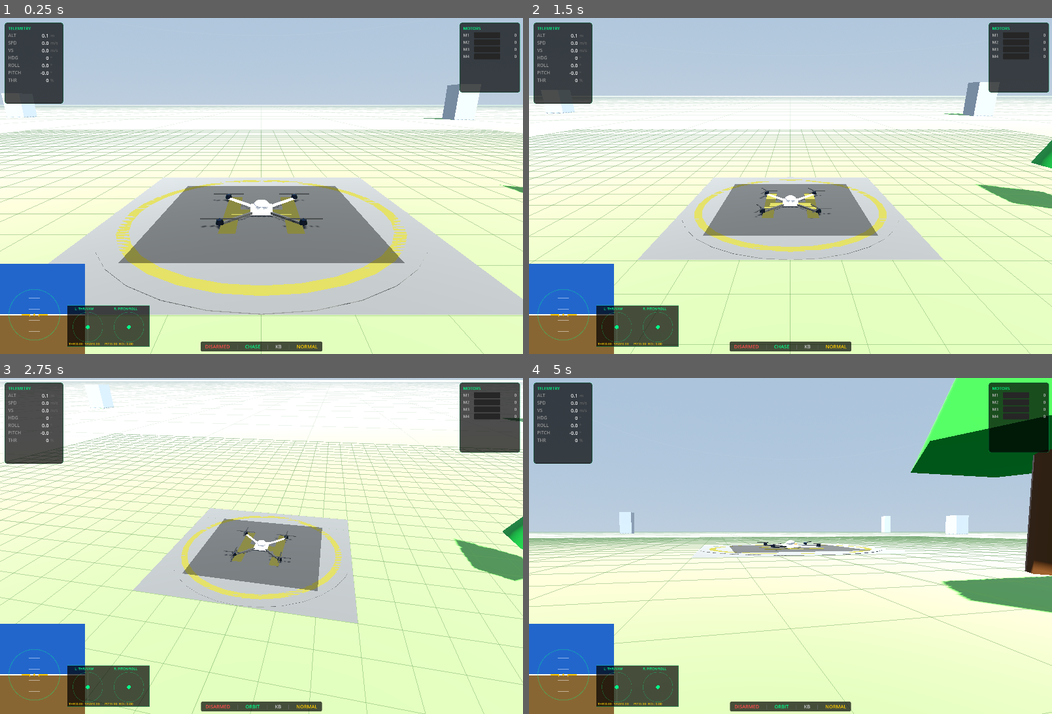
Above: before the commit, frames 1-4 (two rows, left to right).
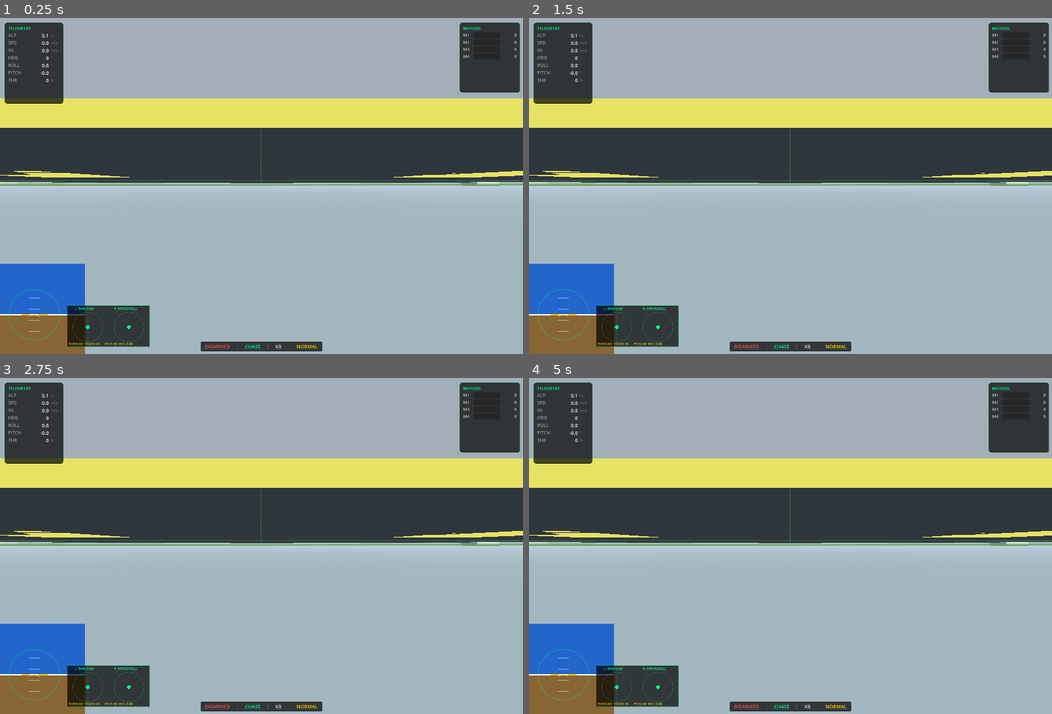
Above: after the commit, the same moments.

Repository: travisdetert/openkb-drone-godot
Game: Godot game, scene res://scenes/main.tscn
Same seed, same stepped clock (60 frames per second), same inputs: the game is played once before the commit and once after it.
Inputs (mouse positions are in pixels of both pictures, inside the frame that each line leads up to):
- Up to frame 1 (0.25 s): no input
- Up to frame 2 (1.5 s): tap Enter (activate_toggle) at 0.5 s; move the mouse to (905, 169) at 0.52 s; hold 4 (blade_right) 0.53-1.25 s; hold Enter (activate_toggle) 0.53-1.25 s; click (905, 169) at 0.67 s; drag from (685, 202) to (764, 253) at 1.27 s
- Up to frame 3 (2.75 s): move the mouse to (313, 472) at 2.02 s; hold 4 (blade_right) from 2.03 s (still down); hold C (toggle_camera) from 2.03 s (still down); tap Enter (activate_toggle) at 2.3 s
- Up to frame 4 (5 s): release 4 (blade_right) at 2.75 s; release C (toggle_camera) at 2.75 s; drag from (764, 613) to (633, 495) at 2.77 s; move the mouse to (947, 596) at 3.52 s; hold 3 (blade_left) 3.53-4.25 s; hold Enter (activate_toggle) 3.53-4.25 s; tap R (reset_position) at 4.15 s; drag from (633, 495) to (712, 462) at 4.27 s

The runs differ from the first frame. In frame 1, 89% of the frame differs, in the area x 0-100%, y 0-100%; in frame 2, 89%; in frame 3, 92%; in frame 4, 90%.
Error after the commit: Invalid access to property or key 'armed' on a base object of type 'Node3D (DroneController)'. (res://scripts/main.gd:135)

Commit message:
Add collision detection, crash system, and proximity warning ring
Sphere-cast collision check each physics tick against obstacle
StaticBody3D nodes. Hard crashes above 2 m/s trigger crash state
with 2s auto-reset; soft bounces below threshold. Proximity detection
ring on ground overlay changes color green→yellow→red based on
nearest obstacle distance. Signals drone_crashed and drone_reset
for external systems.

Co-Authored-By: Claude Opus 4.6 <noreply@anthropic.com>

Diff:
--- a/scripts/drone/drone_controller.gd
+++ b/scripts/drone/drone_controller.gd
@@ -4,10 +4,28 @@
 # Attached to the drone root Node3D in the scene
 # Manages the drone model, physics, and visual sync
 
+signal drone_crashed(speed: float, obstacle_type: String)
+signal drone_reset()
+
 var config: DroneConfig
 var physics: DronePhysics
 var drone_model: Node3D
-var armed: bool = false
+var activated: bool = false
+
+var crashed := false
+var crash_timer := 0.0
+var crash_speed := 0.0
+var crash_count := 0
+var crash_position := Vector3.ZERO
+var crash_quaternion := Quaternion.IDENTITY
+var crash_velocity := Vector3.ZERO
+const CRASH_SPEED_THRESHOLD := 2.0   # m/s — below this, soft bounce
+const CRASH_RESET_DELAY := 2.0       # seconds before auto-reset
+const COLLISION_RADIUS := 1.11       # _drone_radius(0.37) * SCALE(3.0)
+const PROXIMITY_RADIUS_MULT := 8.0   # proximity detection = 8x collision radius
+
+var _collision_shape: SphereShape3D
+var _proximity_shape: SphereShape3D
 
 var _builder := DroneBuilder.new()
 
@@ -15,6 +33,10 @@
 	config = initial_config
 	physics = DronePhysics.new(config)
 	_build_model()
+	_collision_shape = SphereShape3D.new()
+	_collision_shape.radius = COLLISION_RADIUS
+	_proximity_shape = SphereShape3D.new()
+	_proximity_shape.radius = COLLISION_RADIUS * PROXIMITY_RADIUS_MULT
 
 func _build_model() -> void:
 	if drone_model:
@@ -27,10 +49,18 @@
 	config = new_config
 	physics.update_config(new_config)
 	_build_model()
-	armed = false
+	activated = false
 
 func update_physics(dt: float, commands: Dictionary) -> void:
-	if armed:
+	# If crashed, count down and auto-reset
+	if crashed:
+		crash_timer -= dt
+		if crash_timer <= 0.0:
+			reset_drone()
+			drone_reset.emit()
+		return
+
+	if activated:
 		physics.throttle_command = commands.get("throttle", 0.0)
 		physics.pitch_command = commands.get("pitch", 0.0)
 		physics.roll_command = commands.get("roll", 0.0)
@@ -55,6 +85,18 @@
 
 	physics.step(dt)
 
+	# Check obstacle collisions
+	var col := _check_collisions()
+	if col["collided"]:
+		var impact_speed: float = physics.velocity.length()
+		if impact_speed > CRASH_SPEED_THRESHOLD:
+			_trigger_crash(impact_speed, col.get("obstacle_type", "unknown"))
+		else:
+			# Soft bounce
+			var normal: Vector3 = col["normal"]
+			physics.velocity = physics.velocity.bounce(normal) * 0.3
+			physics.position += normal * 0.1
+
 	# Sync transform
 	if drone_model:
 		drone_model.position = physics.position
@@ -63,9 +105,84 @@
 		# Update blade visuals
 		BladeSpinner.update_blades(drone_model, physics.rotor_physics.motor_rpms, dt)
 
-func arm_toggle() -> void:
-	armed = !armed
+func activate_toggle() -> void:
+	activated = !activated
 
 func reset_drone() -> void:
 	physics.reset()
-	armed = false
+	activated = false
+	crashed = false
+	crash_timer = 0.0
+	if drone_model:
+		drone_model.visible = true
+
+func _check_collisions() -> Dictionary:
+	var space_state := get_world_3d().direct_space_state
+	if not space_state:
+		return {"collided": false}
+
+	var params := PhysicsShapeQueryParameters3D.new()
+	params.shape = _collision_shape
+	params.transform = Transform3D(Basis.IDENTITY, physics.position)
+	params.collision_mask = 1
+
+	var results := space_state.intersect_shape(params, 1)
+	if results.is_empty():
+		return {"collided": false}
+
+	var result := results[0]
+	var collider: Object = result["collider"]
+	var obstacle_type := "unknown"
+	if collider is Node and collider.has_meta("obstacle_type"):
+		obstacle_type = collider.get_meta("obstacle_type")
+
+	# Estimate collision normal: direction from obstacle to drone
+	var col_pos: Vector3 = collider.global_position if collider is Node3D else physics.position
+	var normal := (physics.position - col_pos).normalized()
+	if normal.length_squared() < 0.01:
+		normal = Vector3.UP
+
+	return {"collided": true, "normal": normal, "obstacle_type": obstacle_type}
+
+func get_proximity_data() -> Dictionary:
+	var space_state := get_world_3d().direct_space_state
+	if not space_state:
+		return {"near": false, "distance": 999.0, "direction": Vector3.ZERO}
+
+	var params := PhysicsShapeQueryParameters3D.new()
+	params.shape = _proximity_shape
+	params.transform = Transform3D(Basis.IDENTITY, physics.position)
+	params.collision_mask = 1
+
+	var results := space_state.intersect_shape(params, 8)
+	if results.is_empty():
+		return {"near": false, "distance": 999.0, "direction": Vector3.ZERO}
+
+	# Find closest obstacle
+	var closest_dist := 999.0
+	var closest_dir := Vector3.ZERO
+	for result in results:
+		var collider: Object = result["collider"]
+		if collider is Node3D:
+			var to_obstacle: Vector3 = (collider as Node3D).global_position - physics.position
+			var dist := to_obstacle.length()
+			if dist < closest_dist:
+				closest_dist = dist
+				closest_dir = to_obstacle.normalized()
+
+	return {"near": true, "distance": closest_dist, "direction": closest_dir}
+
+func _trigger_crash(speed: float, obstacle_type: String) -> void:
+	# Store crash state before zeroing
+	crash_position = physics.position
+	crash_quaternion = physics.drone_quaternion
+	crash_velocity = physics.velocity
+
+	crashed = true
+	crash_timer = CRASH_RESET_DELAY
+	crash_speed = speed
+	crash_count += 1
+	physics.velocity = Vector3.ZERO
+	if drone_model:
+		drone_model.visible = false
+	drone_crashed.emit(speed, obstacle_type)
--- a/scripts/drone/drone_overlays.gd
+++ b/scripts/drone/drone_overlays.gd
@@ -16,12 +16,20 @@
 var _thrust_mat_mid: StandardMaterial3D
 var _thrust_mat_high: StandardMaterial3D
 var _altitude_rings: Array[MeshInstance3D] = []
+var _proximity_ring: MeshInstance3D
+var _proximity_ring_mat: StandardMaterial3D
+
+const PROXIMITY_RING_RADIUS := 1.8
+const PROXIMITY_RING_SEGMENTS := 32
+const PROXIMITY_FAR_DIST := 8.0
+const PROXIMITY_CLOSE_DIST := 1.5
 
 func _ready() -> void:
 	_build_shadow()
 	_build_heading_arrow()
 	_build_velocity_arrow()
 	_build_altitude_markers()
+	_build_proximity_ring()
 
 func _build_shadow() -> void:
 	# Dark circle projected on ground below drone
@@ -115,6 +123,58 @@
 		add_child(mi)
 		_altitude_rings.append(mi)
 
+func _build_proximity_ring() -> void:
+	_proximity_ring_mat = StandardMaterial3D.new()
+	_proximity_ring_mat.albedo_color = Color(0.0, 1.0, 0.0, 0.1)
+	_proximity_ring_mat.transparency = BaseMaterial3D.TRANSPARENCY_ALPHA
+	_proximity_ring_mat.shading_mode = BaseMaterial3D.SHADING_MODE_UNSHADED
+	_proximity_ring_mat.no_depth_test = true
+
+	var im := ImmediateMesh.new()
+	var inner_r := PROXIMITY_RING_RADIUS - 0.15
+	var outer_r := PROXIMITY_RING_RADIUS + 0.15
+
+	im.surface_begin(Mesh.PRIMITIVE_TRIANGLE_STRIP, _proximity_ring_mat)
+	for i in range(PROXIMITY_RING_SEGMENTS + 1):
+		var angle := (float(i) / PROXIMITY_RING_SEGMENTS) * TAU
+		var cos_a := cos(angle)
+		var sin_a := sin(angle)
+		im.surface_add_vertex(Vector3(inner_r * cos_a, 0, inner_r * sin_a))
+		im.surface_add_vertex(Vector3(outer_r * cos_a, 0, outer_r * sin_a))
+	im.surface_end()
+
+	_proximity_ring = MeshInstance3D.new()
+	_proximity_ring.mesh = im
+	_proximity_ring.name = "ProximityRing"
+	_proximity_ring.visible = false
+	add_child(_proximity_ring)
+
+func _update_proximity_ring(pos: Vector3, proximity_data: Dictionary) -> void:
+	var is_near: bool = proximity_data.get("near", false)
+	if not is_near:
+		_proximity_ring.visible = false
+		return
+
+	_proximity_ring.visible = true
+	_proximity_ring.position = Vector3(pos.x, 0.07, pos.z)
+
+	var dist: float = proximity_data.get("distance", PROXIMITY_FAR_DIST)
+	# Normalize distance: 0.0 = at CLOSE_DIST, 1.0 = at FAR_DIST
+	var t := clampf((dist - PROXIMITY_CLOSE_DIST) / (PROXIMITY_FAR_DIST - PROXIMITY_CLOSE_DIST), 0.0, 1.0)
+
+	# Color gradient: red (close) -> yellow (mid) -> green (far)
+	var color: Color
+	if t < 0.5:
+		# red -> yellow
+		color = Color(1.0, t * 2.0, 0.0)
+	else:
+		# yellow -> green
+		color = Color(1.0 - (t - 0.5) * 2.0, 1.0, 0.0)
+
+	# Alpha ramps up as obstacle gets closer: 0.1 (far) -> 0.7 (close)
+	color.a = lerpf(0.7, 0.1, t)
+	_proximity_ring_mat.albedo_color = color
+
 func setup_thrust_lines(motor_count: int) -> void:
 	# Remove old
 	for line in _thrust_lines:
@@ -152,7 +212,7 @@
 		add_child(mi)
 		_thrust_lines.append(mi)
 
-func update_overlays(physics: DronePhysics, config: DroneConfig) -> void:
+func update_overlays(physics: DronePhysics, config: DroneConfig, proximity_data: Dictionary = {}) -> void:
 	var pos := physics.position
 	var quat := physics.drone_quaternion
 	var vel := physics.velocity
@@ -223,3 +283,7 @@
 				mesh.material = _thrust_mat_high
 		else:
 			_thrust_lines[i].visible = false
+
+	# --- Proximity ring ---
+	if not proximity_data.is_empty():
+		_update_proximity_ring(pos, proximity_data)
